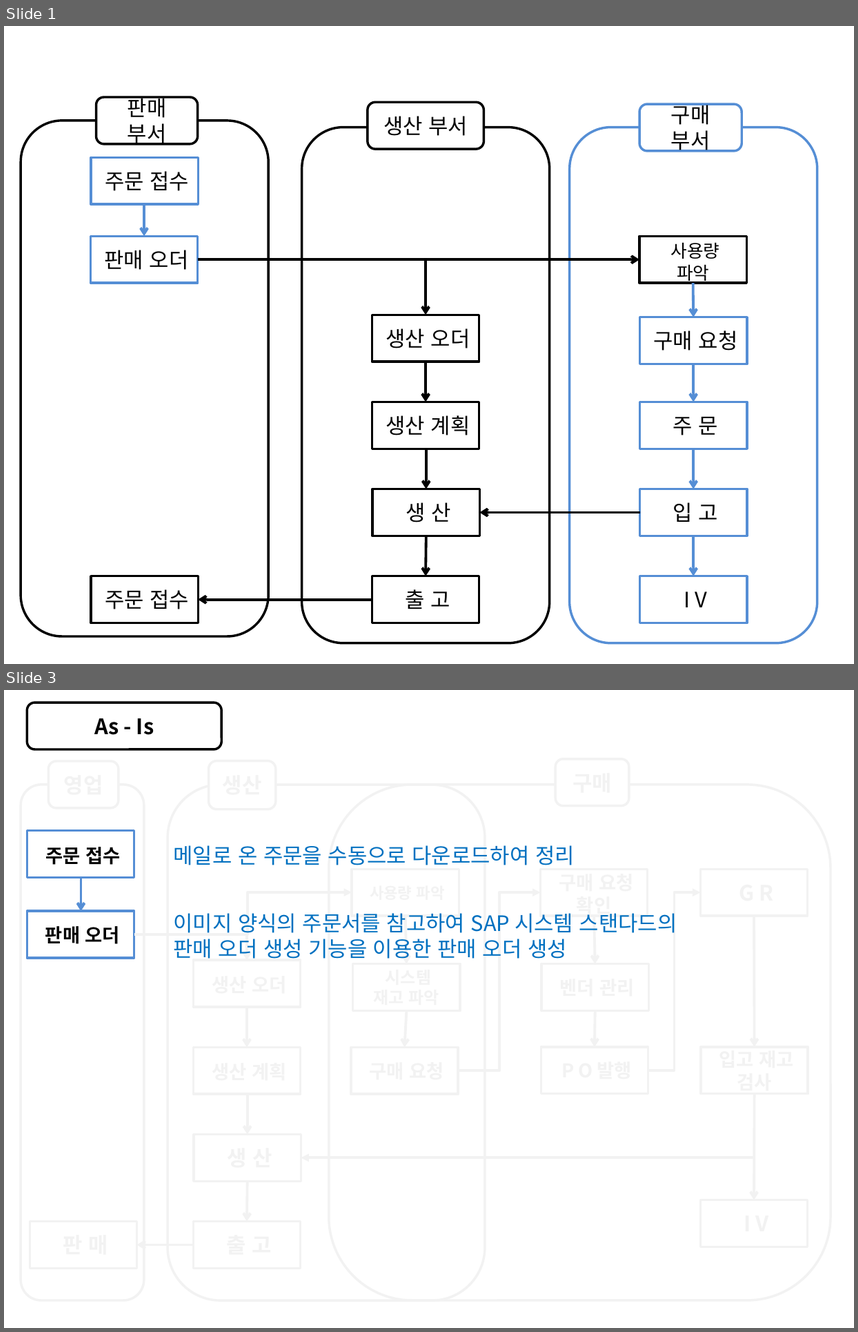
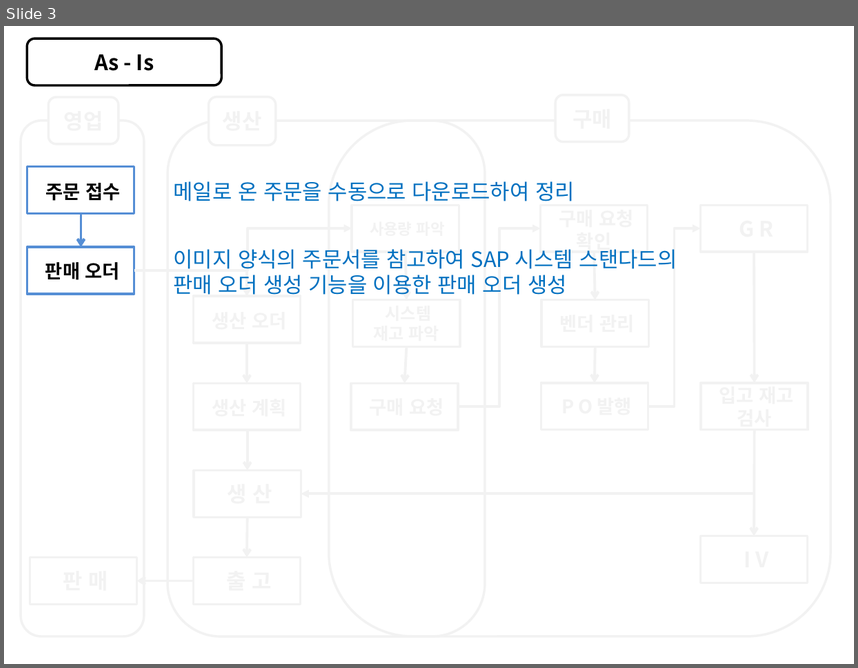
Before and after one commit to naniboy0923/SAP_Project, a slide deck: Document/TO-BE 정의서 미완.pptx. Shown one above the other, each under a label of ours: slides 1 and 3 before the commit, slide 3 after it; the slides between them are not shown. The pictures are 858x1332 and 858x668 pixels, drawn with LibreOffice and Linux fonts; fonts in the diff are those of the drawing. Boxes give left, top, right and bottom in pixels: in the first picture for what was removed or moved away, otherwise in the second. Text is boxed around its words. In the diff, an @@ line names an element or a change of style, - is before the commit and + after.

```diff
--- a/Document/TO-BE 정의서 미완.pptx
+++ b/Document/TO-BE 정의서 미완.pptx
@@ slide 1 removed at [4, 26, 854, 664], background #FFFFFF @@
@@ rounded rectangle removed at [96, 97, 197, 144] @@
-판매 부서
@@ rounded rectangle removed at [368, 103, 484, 150] @@
-생산 부서
@@ rounded rectangle removed at [640, 104, 742, 151] @@
-구매 부서
@@ rounded rectangle removed at [21, 121, 268, 635] @@
@@ rounded rectangle removed at [301, 127, 549, 642] @@
@@ rounded rectangle removed at [569, 127, 817, 642] @@
@@ rectangle removed at [91, 158, 198, 205] @@
-주문 접수
@@ arrow removed from (144, 203) to (144, 236) @@
@@ rectangle removed at [91, 236, 198, 283] @@
-판매 오더
@@ rectangle removed at [640, 236, 747, 283] @@
-사용량 파악
@@ elbow arrow removed from (198, 260) to (426, 315) @@
@@ arrow removed from (198, 260) to (640, 260) @@
@@ arrow removed from (693, 283) to (693, 316) @@
@@ rectangle removed at [372, 315, 479, 362] @@
-생산 오더
@@ rectangle removed at [640, 316, 747, 363] @@
-구매 요청
@@ arrow removed from (426, 362) to (426, 402) @@
@@ arrow removed from (693, 363) to (693, 402) @@
@@ rectangle removed at [372, 402, 479, 448] @@
-생산 계획
@@ rectangle removed at [640, 402, 747, 448] @@
-주 문
@@ arrow removed from (426, 448) to (426, 488) @@
@@ arrow removed from (693, 448) to (693, 488) @@
@@ rectangle removed at [373, 488, 480, 535] @@
-생 산
@@ rectangle removed at [640, 488, 747, 535] @@
-입 고
@@ arrow removed from (640, 512) to (480, 512) @@
@@ arrow removed from (426, 535) to (426, 576) @@
@@ arrow removed from (693, 535) to (693, 576) @@
@@ rectangle removed at [91, 576, 198, 623] @@
-주문 접수
@@ rectangle removed at [372, 576, 479, 623] @@
-출 고
@@ rectangle removed at [640, 576, 747, 623] @@
-I V
@@ arrow removed from (372, 599) to (198, 599) @@
```
Also in this commit, not shown: 7 slides changed.
